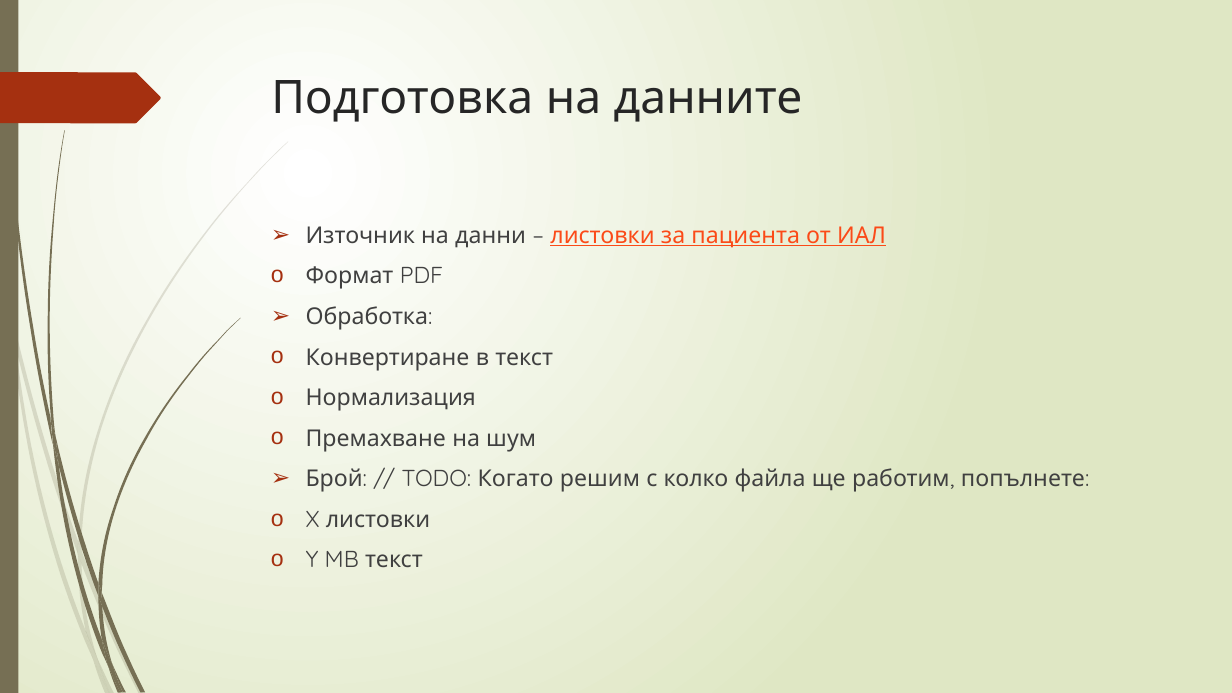
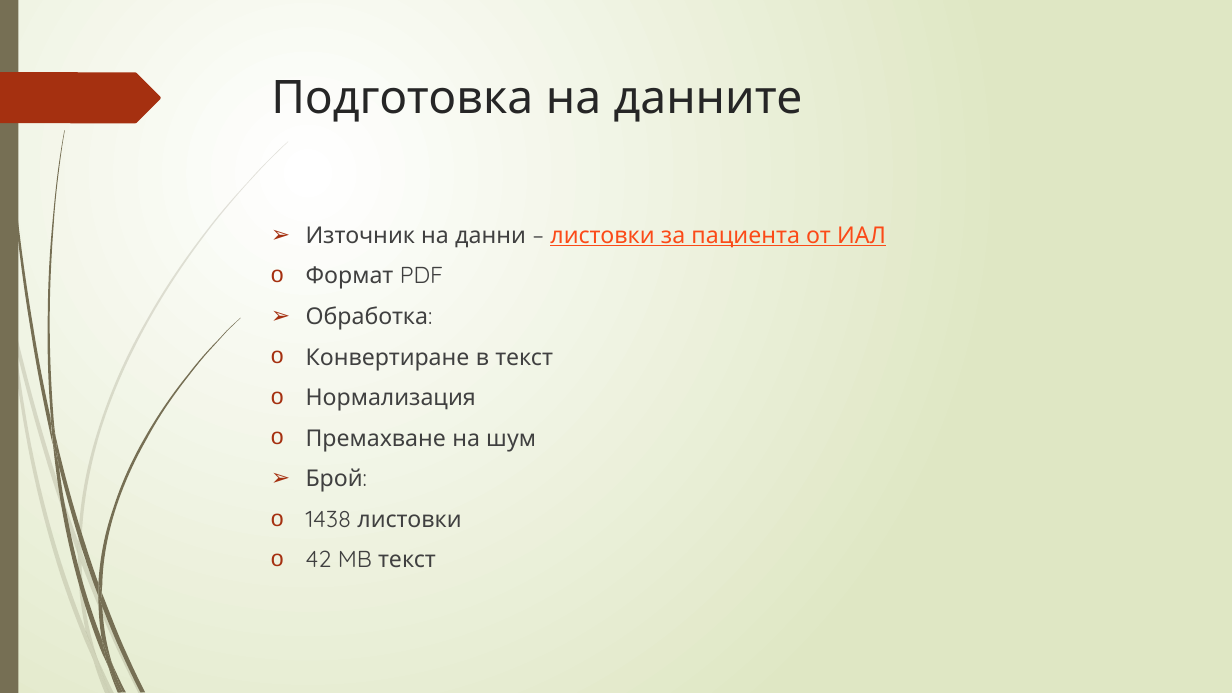
Before and after one commit to Samuil12/project_RAG, a slide deck: slide 6 of rag_presentation.pptx. Drawn at 1232x693 pixels with LibreOffice and Linux fonts; fonts in the diff are those of the drawing. Boxes give left, top, right and bottom in pixels: in the first picture for what was removed or moved away, otherwise in the second. Text is boxed around its words. In the diff, an @@ line names an element or a change of style, - is before the commit and + after.

```diff
--- a/rag_presentation.pptx
+++ b/rag_presentation.pptx
@@ text at [306, 468, 461, 567]: text changed @@
-➢ Брой: // TODO: Когато решим с колко файла ще работим, попълнете:
-o X листовки
-o Y MB текст
+➢ Брой:
+o 1438 листовки
+o 42 MB текст
```
Also in this commit, not shown: 2 other files.
